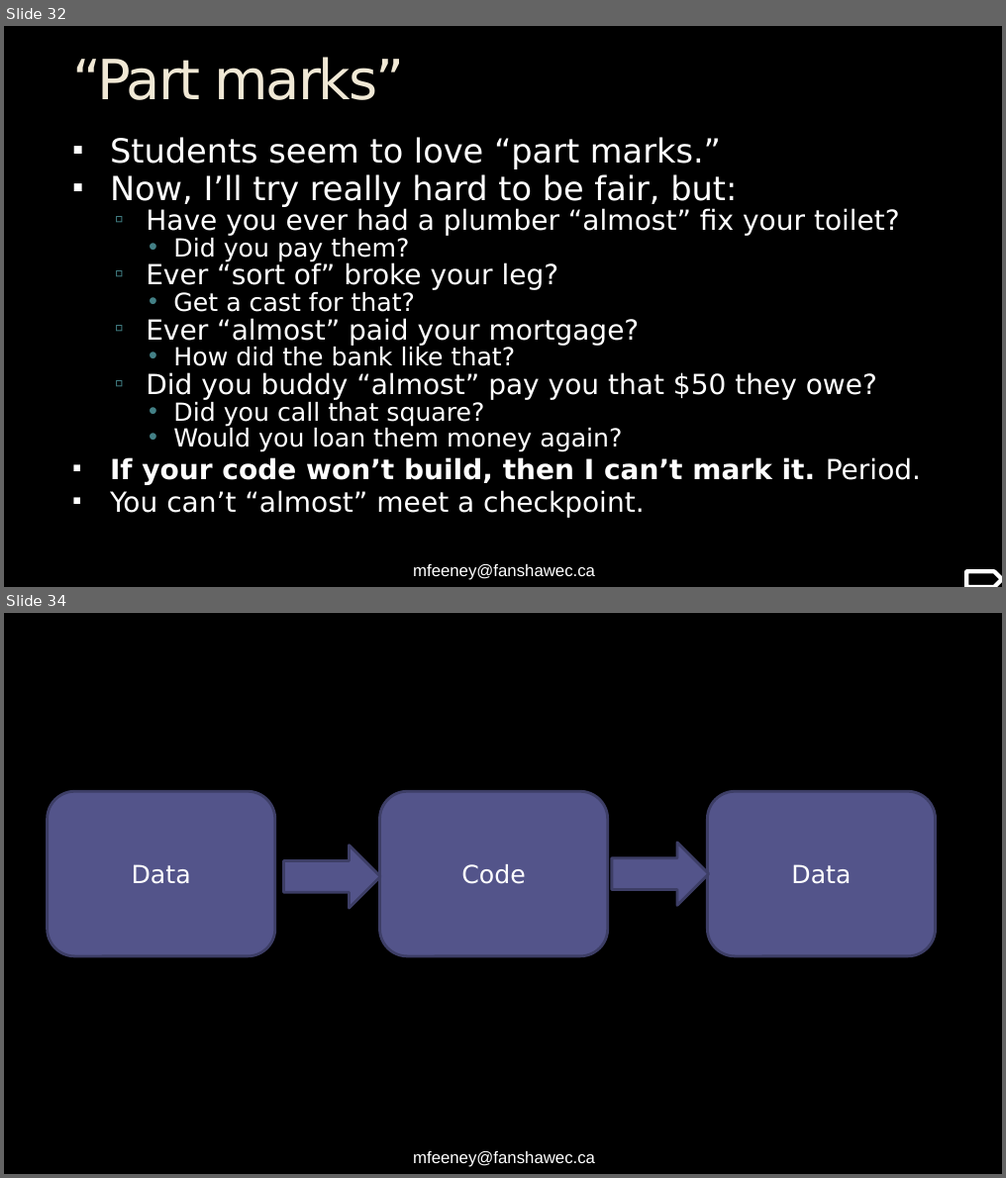
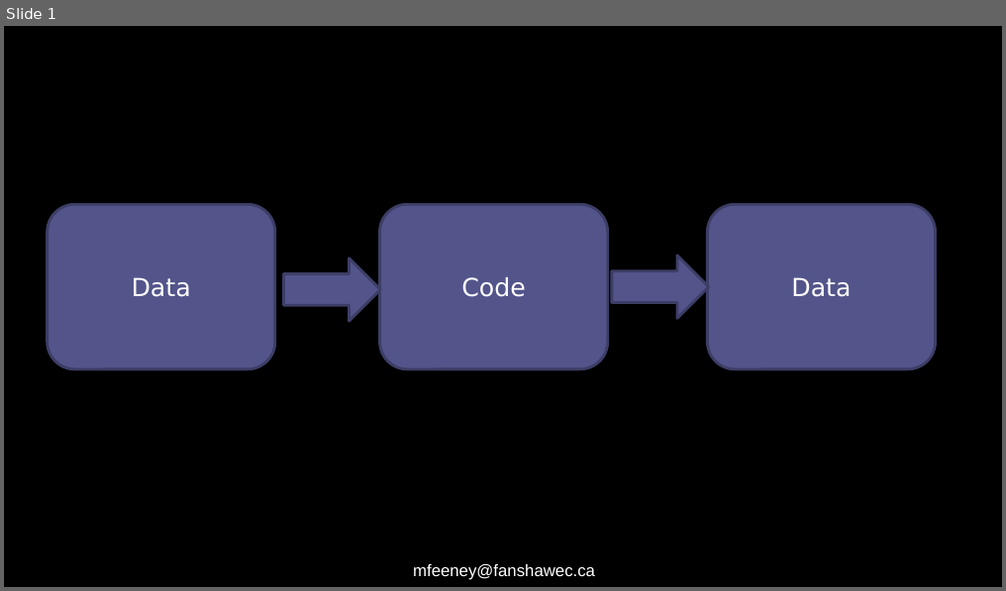
Before and after one commit to FeeneyCodes/INFO3111S24, a slide deck: Lectures/Day_02 (Thursday, May 9th, 2024)/Day_02_On_screen_Notes.pptx. Shown one above the other, each under a label of ours: slides 32 and 34 before the commit, slide 1 after it; the slides between them are not shown. The pictures are 1006x1178 and 1006x591 pixels, drawn with LibreOffice and Linux fonts; fonts in the diff are those of the drawing. Boxes give left, top, right and bottom in pixels: in the first picture for what was removed or moved away, otherwise in the second. Text is boxed around its words. In the diff, an @@ line names an element or a change of style, - is before the commit and + after.

```diff
--- a/Lectures/Day_02 (Thursday, May 9th, 2024)/Day_02_On_screen_Notes.pptx
+++ b/Lectures/Day_02 (Thursday, May 9th, 2024)/Day_02_On_screen_Notes.pptx
@@ slide 32 removed at [4, 26, 1002, 587], background #000000; not listed: 1 template element that a slide beside it also shows @@
@@ title removed at [73, 57, 404, 100] @@
-“Part marks”
@@ text removed at [110, 137, 921, 518] @@
-▪ Students seem to love “part marks.”
-▪ Now, I’ll try really hard to be fair, but:
-  ▫ Have you ever had a plumber “almost” fix your toilet?
-    • Did you pay them?
-  ▫ Ever “sort of” broke your leg?
-    • Get a cast for that?
-  ▫ Ever “almost” paid your mortgage?
-    • How did the bank like that?
-  ▫ Did you buddy “almost” pay you that $50 they owe?
-    • Did you call that square?
-    • Would you loan them money again?
-▪ If your code won’t build, then I can’t mark it. Period.
-▪ You can’t “almost” meet a checkpoint.
@@ pentagon arrow removed at [967, 571, 1002, 586] @@
@@ what was slide 34 is now slide 1 @@
```
Also in this commit, not shown: 1 slide changed, 2 slides added, 35 other slides removed, 2 other files.
